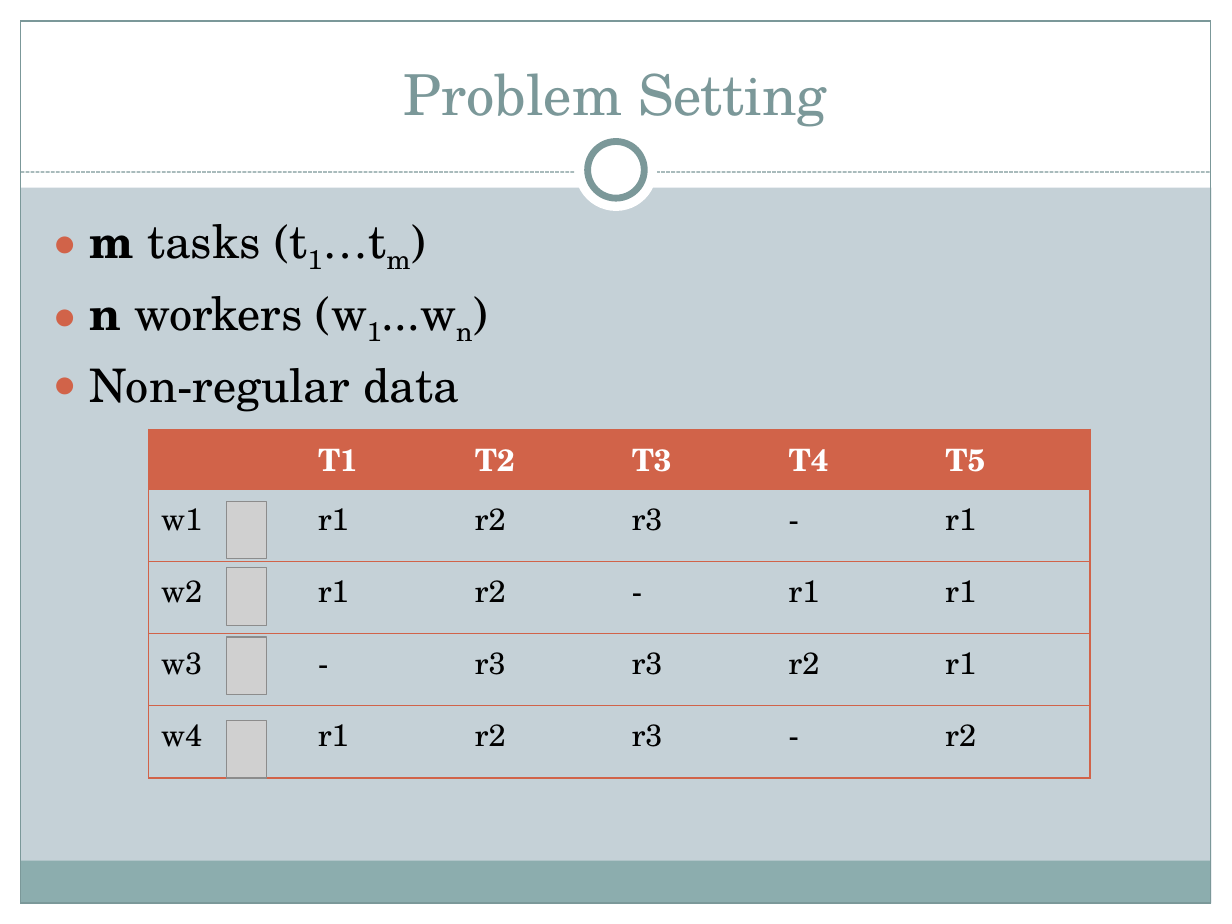
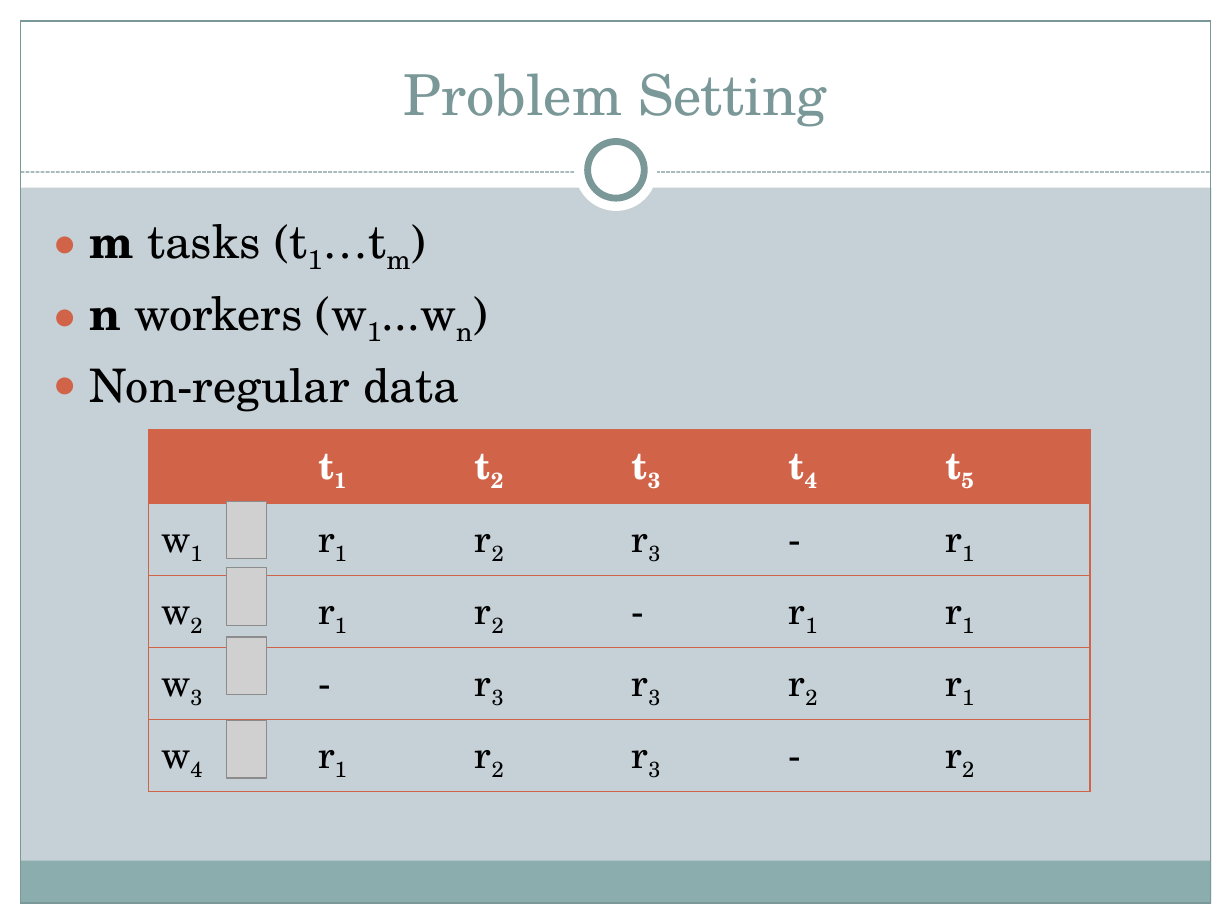
Before and after one commit to brahmaneya/WorkerEvaluationGeneral, a slide deck: slide 3 of Presentation/WorkerEval.pptx. Drawn at 1232x924 pixels with LibreOffice and Linux fonts; fonts in the diff are those of the drawing; grey boxes stand for pictures. Boxes give left, top, right and bottom in pixels: in the first picture for what was removed or moved away, otherwise in the second. Text is boxed around its words. In the diff, an @@ line names an element or a change of style, - is before the commit and + after.

Commit message:
changes

```diff
--- a/Presentation/WorkerEval.pptx
+++ b/Presentation/WorkerEval.pptx
@@ table at <box>149,429,1088,782</box> @@
-row 1:  | T1 | T2 | T3 | T4 | T5
+row 1:  | t1 | t2 | t3 | t4 | t5
@@ size 18 to 22 pt in "w1", "r1", "r2", "r3" and 20 more places @@
@@ now subscript in "w1", "r1", "r2", "r3" and 16 more places @@
```
Also in this commit, not shown: 7 other slides changed, 1 slide added.
